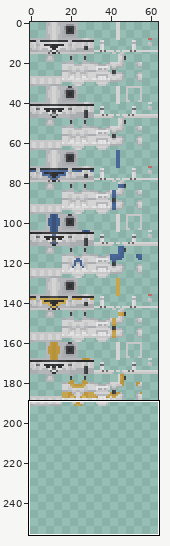
File history of a sprite sheet, assets/minecraft/textures/models/armor/leather_layer_1.png. The first picture is a wide view before the edit; the outline marks the close-up.
Close-up. Old version:
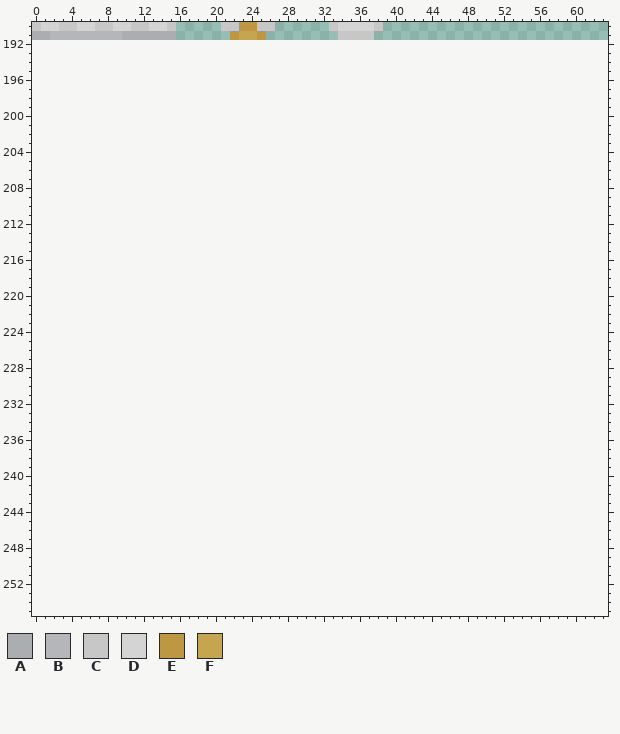
The file is 64x192 pixels. Colours within 5 levels of each other are drawn and written as one. Shown: x 0..63, y 190..255. The old version is drawn lined up with the new one, on the new canvas. The commit also changed other parts of the picture, which this record leaves out.
Palette (. is transparent): A #abaeb0  B #b4b6b9  C #c7c7c7  D #d4d4d4  E #be9742  F #c6a550
Pixels before (only the part around the change), first column x 0:
190 CDDCCDDCCDDCCDDC.....CCEECC......CDDDDC.........................
191 AABBBBBBBBAAAAAA......EFFE........CCCC..........................
192 ................................................................
193 ................................................................
194 ................................................................
195 ................................................................
196 ................................................................
197 ................................................................
198 ................................................................
199 ................................................................
200 ................................................................
201 ................................................................
202 ................................................................
203 ................................................................
204 ................................................................
205 ................................................................
206 ................................................................
207 ................................................................
208 ................................................................
209 ................................................................
210 ................................................................
211 ................................................................
212 ................................................................
213 ................................................................
214 ................................................................
215 ................................................................
216 ................................................................
217 ................................................................
218 ................................................................
219 ................................................................
220 ................................................................
221 ................................................................
222 ................................................................
223 ................................................................
224 ................................................................
225 ................................................................
226 ................................................................
227 ................................................................
228 ................................................................
229 ................................................................
230 ................................................................
231 ................................................................
232 ................................................................
233 ................................................................
234 ................................................................
235 ................................................................
236 ................................................................
237 ................................................................
238 ................................................................
239 ................................................................
240 ................................................................
241 ................................................................
242 ................................................................
243 ................................................................
244 ................................................................
245 ................................................................
246 ................................................................
247 ................................................................
248 ................................................................
249 ................................................................
250 ................................................................
251 ................................................................
252 ................................................................
253 ................................................................
254 ................................................................
255 ................................................................
The result:
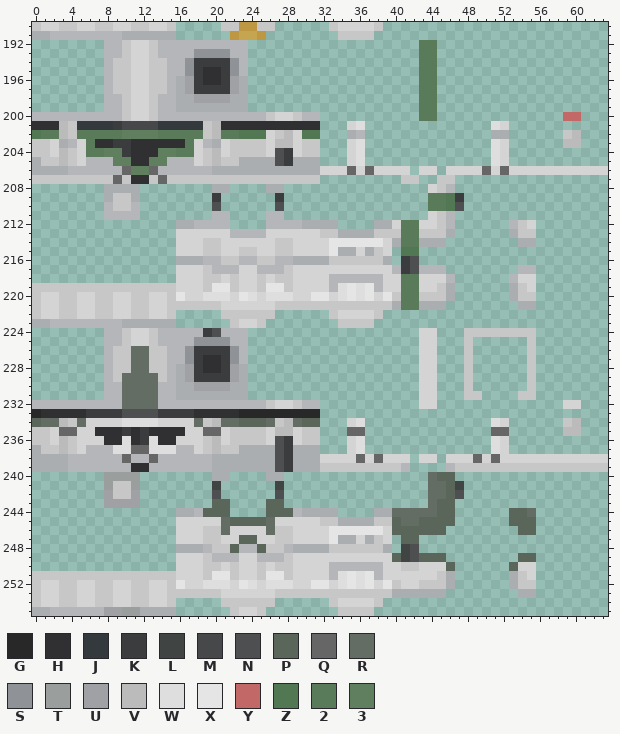
Colours new in this view: G #282829  H #303032  J #34393e  K #3a3c3e  L #404443  M #46484a  N #4d4f50  P #5a665a  Q #666666  R #636d63  S #8f9397  T #9a9f9e  U #9fa1a5  V #bbbbbb  W #dedede  X #e5e5e5  Y #c26968  Z #527753  2 #597b5a  3 #5f7f5f
From old to new:
canvas 64x192 -> 64x256
Changed rows in their new state; - is an unchanged pixel.
first column x 0:
192 --------BBCDDCBBBBBBBBBB-------------------22-------------------
193 --------BBCDDCBBBBSSSSBB-------------------22-------------------
194 --------BCCDDCCBBSKKKKSB-------------------22-------------------
195 --------BCCDDCCBBSKHHKSB-------------------22-------------------
196 --------BCCDDCCBAUKHHKUA-------------------22-------------------
197 --------BCCDDCCBAUKKKKUA-------------------22-------------------
198 --------BBCDDCBBAAUUUUAA-------------------22-------------------
199 --------BBCDDCBBAAAAAAAA-------------------22-------------------
200 BBBBBBBBBBCDDCBBBBBBBBBBBBCDDCBB-----------22--------------YY---
201 HHHVCJJJJKMMMMJJJJJCVHHHHHHHHHHH---DW--------------WD-----------
202 Z22VC22222333322222CV22ZZZDCVDZZ---AB--------------AA------CV---
203 CCDABD2HHKKHHHHHH2DBADCCCCDVVDCC---DW--------------WD------VV---
204 CCDVCD2233KHHH3322DCVDCCCCDNKDCC---DW--------------WD-----------
205 ACCVCDBBB33HH33BBBDCVCCAAAANKAAA---DW--------------WD-----------
206 AAAABBBBBBQ33QBBBBBBAAAAAAAAAAAADDDQDQDDDD-DD-DDDDQDQDDDDDDDDDDD
207 CCCCCCCCCQCHHCQCCCCCCCCCCCCCCCCC---------CC--CC-----------------
208 --------AAAA--------AA----AA----------------DCB-----------------
209 --------ACCA--------K------K----------------22ZK----------------
210 --------BCCB--------N------N----------------22ZN----------------
211 --------BBBB--------BB----BB----------------DCB-----------------
212 ----------------AABBBB----BBBBAAAA----AAD22DDCB------BCD--------
213 ----------------DDDDDDBBBBDDDDDDCCAAAACCC22CCCA------ACC--------
214 ----------------DDDCCDDDDDDCCDDDDXXXXXXDA22AAA--------AA--------
215 ----------------DDDCCDDCCDDCCDDDDXAADACD-ZZ---------------------
216 ----------------AAABBCCBBCCBBAAAACCCCCCA-KN---------------------
217 ----------------DDDCBBBDDBBBCDDDDDDDDDDDBKNBBB--------BB--------
218 ----------------DDDCCDCDDCDCCDDDDBBBBBBDD22DDDB------BDD--------
219 CCCCCCCCCCCCCCCCDDDCXXCDDCXXCDDDDBWXWXBDD22DDCA------ACD--------
220 CDDCCDDCCDDCCDDCXDDWWWDXWDWWWDDXXDWXWXDXC22CCCA------ACC--------
221 CDDCCDDCCDDCCDDCCCCCCDDDDDDCCCCCCCCCCCCCA22AAA--------AA--------
222 CDDCCDDCCDDCCDDC-----CCCCCC------CDDDDC-------------------------
223 AABBBBBBBBAAAAAA------CDDC--------CCCC--------------------------
224 --------BBCDDCBBBBBKNBBB-------------------DD---CCCCCCCC--------
225 --------BBCDDCBBBBSSSSBB-------------------DD---C------C--------
226 --------BCCRRCCBBSKKKKSB-------------------DD---C------C--------
227 --------BCCRRCCBBSKHHKSB-------------------DD---C------C--------
228 --------BCCRRCCBAUKHHKUA-------------------DD---C------C--------
229 --------BCRRRRCBAUKKKKUA-------------------DD---C------C--------
230 --------BBRRRRBBAAUUUUAA-------------------DD---C------C--------
231 --------BBRRRRBBAAAAAAAA-------------------DD---CC----CC--------
232 BBBBBBBBBBRRRRBBBBBBBBBBBBCDDCBB-----------DD--------------DD---
233 GHHHHHKKKKNNNNKKKKHHHHHGGGGGGGGG--------------------------------
234 PRRVCRDDDDWWWWDDDDRCVRRPPPRCVRPP---DW--------------WD------CV---
235 CCDQQDDHHHKHKHHHHDDQQDCCCCDVVDCC---QQ--------------QQ------VV---
236 CCDVCDDDHHWHKWHHDDDCVDCCCCDNKDCC---DW--------------WD-----------
237 ACCVCDBBBWWQQWWWBBDCVCCAAAANKAAA---DW--------------WD-----------
238 AAAABBBBBBQBBQBBBBBBAAAAAAANKAAADDDDQDQDDD-DD-DDDQDQDDDDDDDDDDDD
239 AAAABBBBBBBHHBBBBBBBAAAAAAANKAAACCCCCCCCCB----BCCCCCCCCCCCCCCCCC
240 --------TTTT--------AA----AA----------------RPP-----------------
241 --------TCCT--------L------L----------------RRPL----------------
242 --------UCCU--------N------N----------------RRPN----------------
243 --------UUUU--------PP----PP----------------RPP-----------------
244 ----------------AABPPP----PPPBAAAA----AARRRRRPP------PPR--------
245 ----------------DDDDDRPPPPRDDDDDCCAAAACCPRRPPPP------PPP--------
246 ----------------DDDCCRDDDDRCCDDDDXXXXXXDPPPPPP--------PP--------
247 ----------------DDDCCDDPPDDCCDDDDXAADACD-PP---------------------
248 ----------------AAABCCPBBPCCBAAAACCCCCCA-LN---------------------
249 ----------------DDDCBBBDDBBBCDDDDDDDDDDDPLNPPP--------PP--------
250 ----------------DDDCCDCDDCDCCDDDDBBBBBBDDCCDDDP------PDD--------
251 CCCCCCCCCCCCCCCCDDDCXXCDDCXXCDDDDBWXWXBDDDDDDCA------ACD--------
252 CDDCCDDCCDDCCDDCXDDWWWDXWDWWWDDXXDWXWXDXCDDCCCA------ACC--------
253 CDDCCDDCCDDCCDDCCCCCCDDDDDDCCCCCCCCCCCCCAAAAAA--------AA--------
254 CDDCCDDCCDDCCDDC-----CCCCCC------CDDDDC-------------------------
255 AABBBBBBUUTTAAAA------CDDC--------CCCC--------------------------
Where, in picture pixels (left, top, right, bottom), the same in both close-ups:
added: (32, 40, 608, 616)
